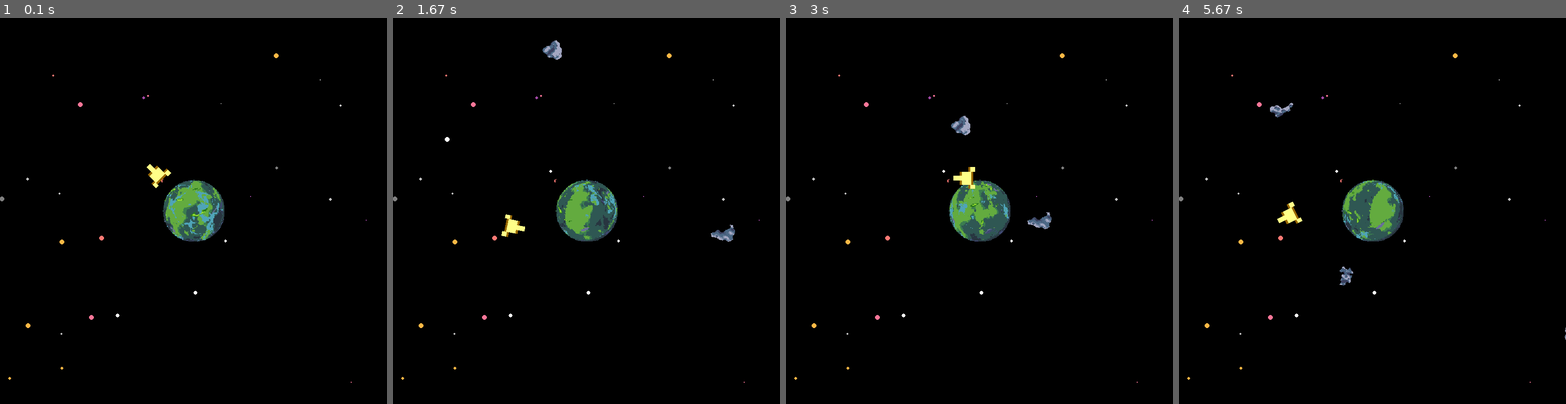
Above: before the commit, frames 1-4 (left to right).
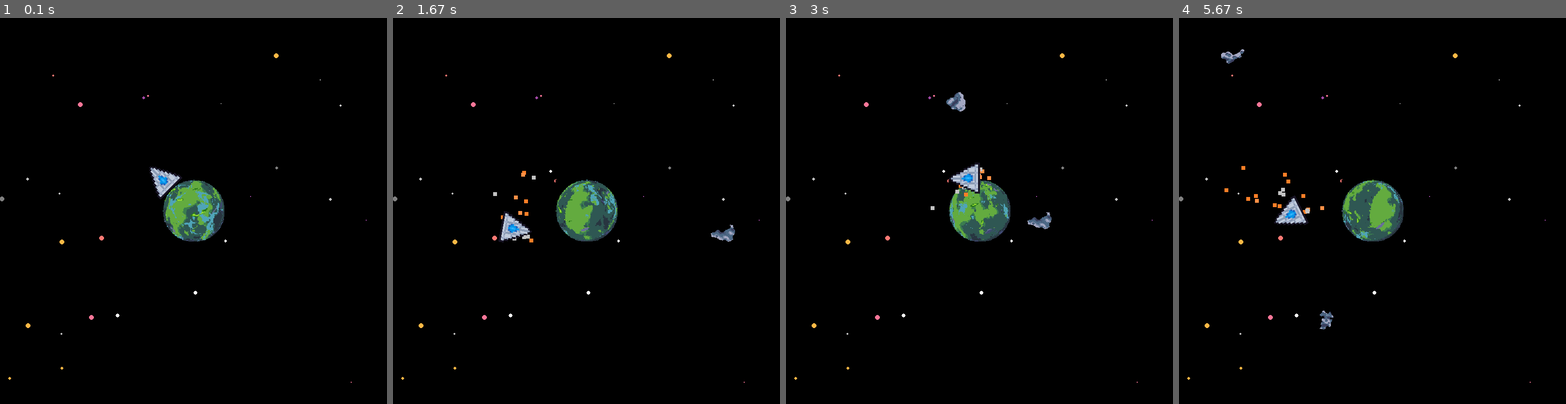
Above: after the commit, the same moments.

Repository: ScriptLineStudios/Pygame-Community-Jam
Game: pygame game, started from main.py
Same seed, same stepped clock (60 frames per second), same inputs: the game is played once before the commit and once after it.
Inputs (mouse positions are in pixels of both pictures, inside the frame that each line leads up to):
- Up to frame 1 (0.1 s): no input
- Up to frame 2 (1.67 s): press the mouse at (493, 214) at 0.37 s; move the mouse to (559, 253) at 0.47 s; release the mouse at (625, 295) at 0.6 s; tap Space at 0.73, 1.03 s; click (466, 153) at 0.75 s; press the mouse at (493, 214) at 1.2 s; move the mouse to (532, 261) at 1.3 s; release the mouse at (567, 311) at 1.43 s; press the mouse at (493, 214) at 1.53 s; move the mouse to (590, 241) at 1.63 s
- Up to frame 3 (3 s): release the mouse at (1080, 272) at 1.77 s; press the mouse at (886, 214) at 1.87 s; move the mouse to (998, 265) at 1.97 s; release the mouse at (1114, 311) at 2.1 s; press the mouse at (886, 214) at 2.2 s; move the mouse to (971, 176) at 2.3 s; release the mouse at (1060, 141) at 2.43 s; press the mouse at (886, 214) at 2.53 s; move the mouse to (975, 164) at 2.63 s; release the mouse at (1064, 114) at 2.77 s; press the mouse at (886, 214) at 2.87 s; move the mouse to (890, 176) at 2.97 s
- Up to frame 4 (5.67 s): release the mouse at (1287, 141) at 3.1 s; press the mouse at (1279, 214) at 3.2 s; move the mouse to (1268, 284) at 3.3 s; release the mouse at (1256, 353) at 3.43 s; press the mouse at (1279, 214) at 3.53 s; move the mouse to (1287, 226) at 3.63 s; release the mouse at (1295, 241) at 3.77 s; press the mouse at (1279, 214) at 3.87 s; move the mouse to (1387, 257) at 3.97 s; release the mouse at (1492, 303) at 4.1 s; press the mouse at (1279, 214) at 4.2 s; move the mouse to (1314, 153) at 4.3 s; release the mouse at (1349, 95) at 4.43 s; press the mouse at (1279, 214) at 4.53 s; move the mouse to (1279, 245) at 4.63 s; release the mouse at (1275, 276) at 4.77 s; press the mouse at (1279, 214) at 4.87 s; move the mouse to (1256, 176) at 4.97 s; release the mouse at (1229, 141) at 5.1 s; press the mouse at (1279, 214) at 5.2 s; move the mouse to (1395, 234) at 5.3 s; release the mouse at (1511, 257) at 5.43 s; press the mouse at (1279, 214) at 5.53 s; move the mouse to (1256, 230) at 5.63 s

The runs differ from the first frame. In frame 1, 0.4% of the frame differs, in the area x 37-48%, y 37-47%; in frame 2, 0.7%; in frame 3, 0.8%; in frame 4, 1.0%, in the area x 10-100%, y 8-84%.

Commit message:
Particles!

Diff:
--- a/main.py
+++ b/main.py
@@ -10,7 +10,7 @@
 clock = pygame.time.Clock()
 
 ship_img = pygame.image.load("assets/images/ship1.png").convert()
-ship_img.set_colorkey((0,0,0))
+ship_img.set_colorkey((255,255,255))
 
 asteroid_imgs = spriteSheet(pygame.image.load("assets/images/asteroids.png").convert(),[100,100])
 asteroidMasks = []
@@ -18,6 +18,26 @@
       astimg.set_colorkey((255,255,255))
       asteroidMasks.append(pygame.mask.from_surface(astimg))
 
+asteroid_bit_imgs_ = [pygame.image.load("assets/images/bit1.png"), pygame.image.load("assets/images/bit2.png"),
+                     pygame.image.load("assets/images/bit3.png"), pygame.image.load("assets/images/bit4.png"),
+                     pygame.image.load("assets/images/bit5.png")]
+
+asteroid_bit_imgs = []
+
+for img in asteroid_bit_imgs_:
+      img.set_colorkey((255,255,255))
+      img = pygame.transform.scale(img, (8,8))
+      asteroid_bit_imgs.append(img)
+
+fire_particles_ = [pygame.image.load("assets/images/fire_particle.png"), pygame.image.load("assets/images/fire_particle_1.png")
+                   , pygame.image.load("assets/images/fire_particle_2.png")]
+
+fire_particles = []
+
+for img in fire_particles_:
+      img.set_colorkey((255,255,255))
+      img = pygame.transform.scale(img, (8,8))
+      fire_particles.append(img)
 
 
 def rotate(rotatedImage, rect):
@@ -86,7 +106,6 @@
             #pygame.draw.rect(display, (255, 255, 255), (self.x, self.y, 50,50))
             self.rect = pygame.Rect(self.x, self.y, 55, 50)
 
-
             ast_vector = pygame.Vector2(self.rect.center)
             planet_vector = pygame.Vector2(planetRect.center)
 
@@ -150,7 +169,7 @@
           self.color = (255,255,255)
           self.angle = angle
 
-          self.bulletSpeed = 5
+          self.bulletSpeed = 10
 
           self.rect = pygame.Rect(self.pos[0],self.pos[1],self.radius*2,self.radius*2)
 
@@ -162,17 +181,34 @@
 
           pygame.draw.circle(display,self.color,self.pos,self.radius)
 
+class particle(object):
+    def __init__(self, x, y, x_vel, y_vel, radius, color, gravity_scale, images, lifetime):
+        self.x = x
+        self.y = y
+        self.x_vel = x_vel
+        self.y_vel = y_vel
+        self.gravity = 1
+        self.radius = radius
+        self.color = color
+        self.lifetime = lifetime
+        self.gravity_scale = gravity_scale
+        self.img = rd.choice(images)
+
+    def draw(self, display):
+        self.lifetime -= 1
+        self.gravity -= self.gravity_scale
+        self.x += self.x_vel
+        self.y += self.y_vel * self.gravity
+        display.blit(self.img, (int(self.x), int(self.y)))
+        #pygame.draw.circle(display, self.color, (int(self.x), int(self.y)), self.radius)
+
 shootTimer = 20
-
 ship = Ship(300, 300)
-
 asteroids = []
-
 planetRect = pygame.Rect(display_size[0]//2-planetSize[0]//2,display_size[1]//2-planetSize[1]//2, 128, 128)
-
 asteroid_spawn_cooldown = 0
-
 rand_spawns = [[0, rd.randrange(0, 800)], [850, rd.randrange(0, 800)], [rd.randrange(0, 800), 850], [rd.randrange(0, 800), 0]]
+particles = []
 
 while True:
       display.fill((0,0,0))
@@ -198,10 +234,9 @@
             choice = rd.choice(rand_spawns)
             asteroids.append(Asteroid(choice[0], choice[1],asteroid_imgs[ImageIndex],asteroidMasks[ImageIndex]))
             rand_spawns = [[0, rd.randrange(0, 800)], [850, rd.randrange(0, 800)], [rd.randrange(0, 800), 850], [rd.randrange(0, 800), 0]]
-            asteroid_spawn_cooldown = 75
+            asteroid_spawn_cooldown = 100
       else:
             asteroid_spawn_cooldown -= 1
-
 
       mouse_x, mouse_y = pygame.mouse.get_pos()
       rel_x, rel_y = mouse_x - (ship.x+ship.size[0]//2), mouse_y - (ship.y+ship.size[1]//2)
@@ -212,12 +247,11 @@
       mp = pygame.mouse.get_pos()#get mouse position
       mc = pygame.mouse.get_pressed()#get mouse press event
 
-
       mainPlanet.main(display)
-
 
       keys = pygame.key.get_pressed()
       if mc[0] == True:
+            particles.append(particle(ship.rect.center[0], ship.rect.center[1], rd.randrange(-3, 3), rd.randrange(-1, 1), 4, (163, 167, 194), 0, fire_particles, rd.randrange(20, 30)))
             ship.speed[0] = math.cos(math.radians(angle))*5
             ship.speed[1] = math.sin(math.radians(angle))*5
             if ship.speedIncrease < 1.5:
@@ -239,19 +273,24 @@
           else:
               ship.speedIncrease = 0
 
-      if keys[pygame.K_w]:
-            ship.y -= 5
-      if keys[pygame.K_s]:
-            ship.y += 5
-
-      if keys[pygame.K_a]:
-            ship.x -= 5
-      if keys[pygame.K_d]:
-            ship.x += 5
+      #if keys[pygame.K_w]:
+        #    ship.y -= 5
+      #if keys[pygame.K_s]:
+       #     ship.y += 5
+
+      #if keys[pygame.K_a]:
+       #     ship.x -= 5
+      #if keys[pygame.K_d]:
+       #     ship.x += 5
+
+      for par in particles:
+            if par.lifetime > 0:
+                  par.draw(display)
+            else:
+                  particles.remove(par)
 
       ship.angle = angle
       ship.main(display)
-
 
       for bull in bullets:
             bull.main(display)
@@ -261,9 +300,19 @@
 
                   if bull.pos[1] < 0 or bull.pos[1] > display_size[1]:
                         bullets.pop(bullets.index(bull))
+
+                  for ast in asteroids:
+                        if ast.rect.colliderect(bull.rect):
+                              for i in range(15):
+                                 particles.append(particle(bull.pos[0], bull.pos[1], rd.randrange(-10, 10), rd.randrange(-10, 0), 4, (163, 167, 194), 0.1, asteroid_bit_imgs, 100))
+
+                              asteroids.remove(ast)
+
+                  if bull.rect.colliderect(planetRect):
+                        if mainPlanet.ifCollideMask(asteroid.mask,(bull.pos[0],bull.pos[1])):
+                              bullets.remove(bull)
             except:
                   pass
-
 
       for asteroid in asteroids:
             asteroid.main(display)
Binary file removed: assets/images/ast.png
Binary file added: assets/images/bit1.png
Binary file added: assets/images/bit2.png
Binary file added: assets/images/bit3.png
Binary file added: assets/images/bit4.png
Binary file added: assets/images/bit5.png
Binary file added: assets/images/fire_particle.png
Binary file added: assets/images/fire_particle_1.png
Binary file added: assets/images/fire_particle_2.png
Binary file changed: assets/images/ship1.png
Binary file added: gif3.gif
Binary file added: gif4.gif
